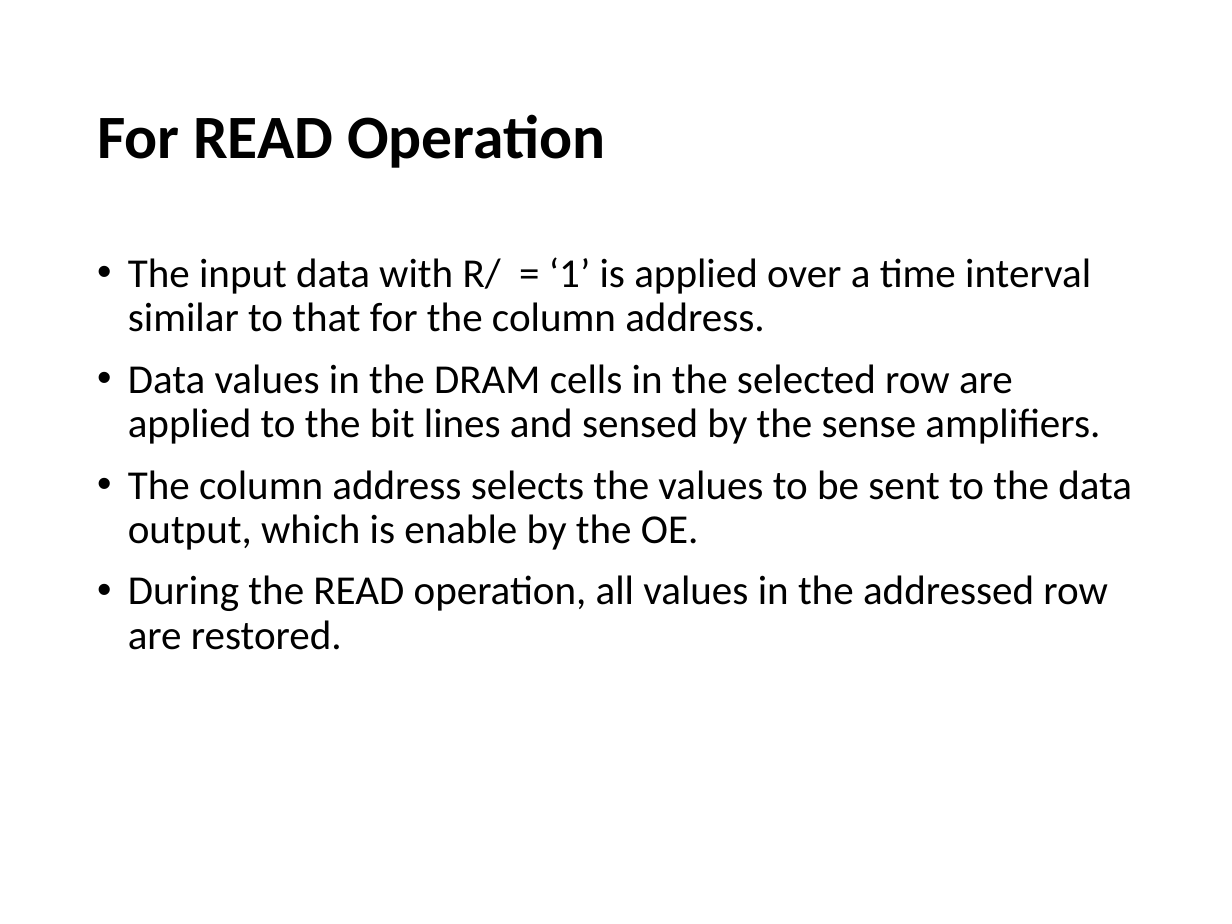
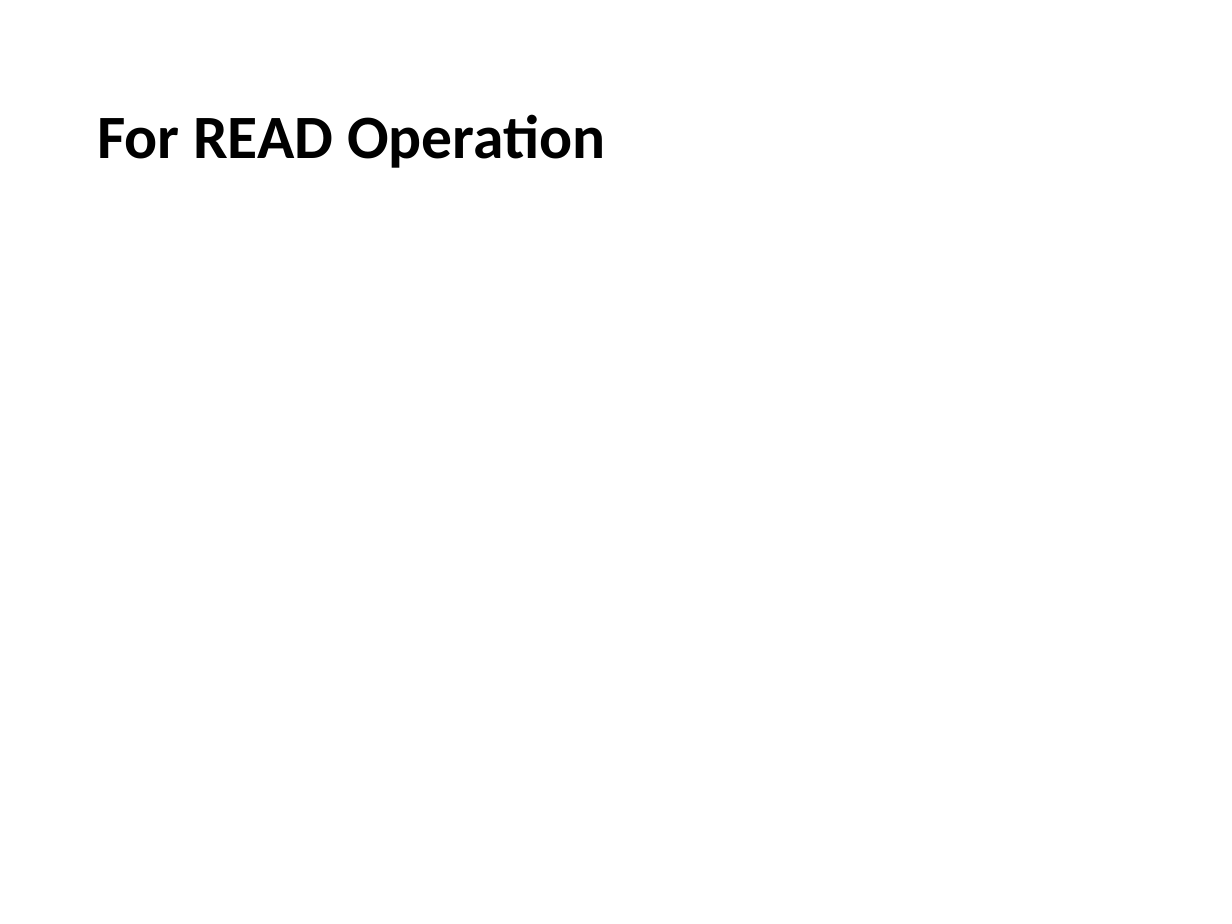
Before and after one commit to 0xSA7/SCE, a slide deck: slide 16 of semester 7/Computer Architecture/Lecture 3/lec 3.pptx. Drawn at 1232x924 pixels with LibreOffice and Linux fonts; fonts in the diff are those of the drawing; grey boxes stand for pictures. Boxes give left, top, right and bottom in pixels: in the first picture for what was removed or moved away, otherwise in the second. Text is boxed around its words. In the diff, an @@ line names an element or a change of style, - is before the commit and + after.

```diff
--- a/semester 7/Computer Architecture/Lecture 3/lec 3.pptx
+++ b/semester 7/Computer Architecture/Lecture 3/lec 3.pptx
@@ text removed at box(128, 257, 1132, 650) @@
-• The input data with R/ = ‘1’ is applied over a time interval similar to that for the column address.
-• Data values in the DRAM cells in the selected row are applied to the bit lines and sensed by the sense amplifiers.
-• The column address selects the values to be sent to the data output, which is enable by the OE.
-• During the READ operation, all values in the addressed row are restored.
```
Also in this commit, not shown: 3 other slides changed, 1 slide added, 1 slide removed, 29 other files.
